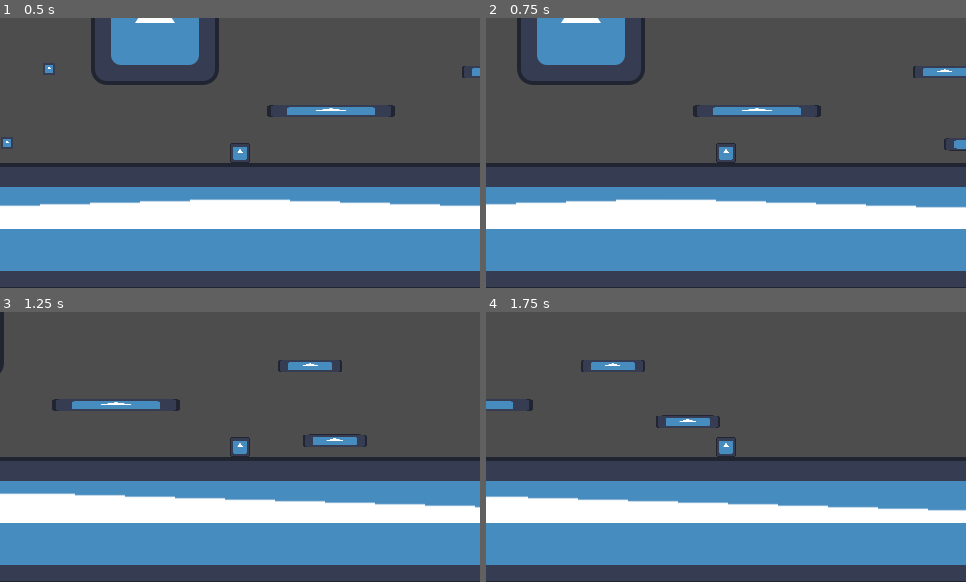
Above: before the commit, frames 1-4 (two rows, left to right).
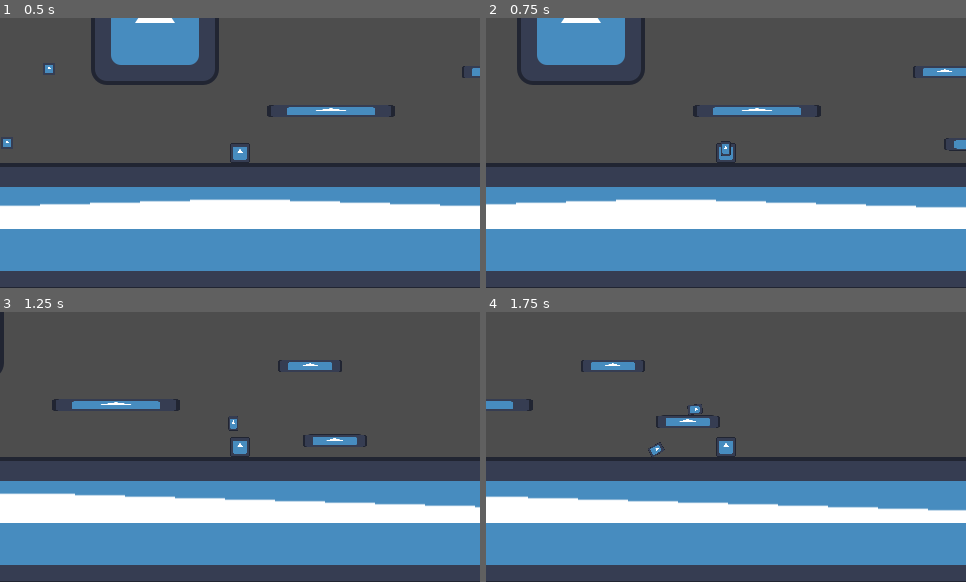
Above: after the commit, the same moments.

Repository: johnferrera29/mad_lab
Game: Godot game, scene res://scenes/main.tscn
The game is run twice, just before and just after one commit, with the same random seed, the same clock (stepped at 60 frames per second) and the same inputs. The engine's default icon, where the game draws it, is replaced by a stand-in: a white triangle on a blue panel in a dark square.
Inputs (mouse positions are in pixels of both pictures, inside the frame that each line leads up to):
- Up to frame 1 (0.5 s): no input
- Up to frame 2 (0.75 s): move the mouse to (831, 139) at 0.52 s; hold D (move_right) from 0.53 s (still down); click (831, 139) at 0.6 s
- Up to frame 3 (1.25 s): keep holding D (move_right); tap Space (jump) at 0.77 s
- Up to frame 4 (1.75 s): keep holding D (move_right); move the mouse to (630, 460) at 1.27 s; tap Shift (change_weapon_mode) at 1.35 s; tap Space (jump) at 1.52 s; click (630, 460) at 1.55 s

Frame 1 is identical in both runs. In frame 2, less than 0.1% of the frame differs, in the area x 48-52%, y 45-52%; in frame 3, less than 0.1%; in frame 4, 0.1%, in the area x 33-46%, y 34-54%.

Commit message:
Update bomb launcher and projectile to extend base classes

Diff:
--- a/scenes/entities/bomb_launcher/bomb_launcher.gd
+++ b/scenes/entities/bomb_launcher/bomb_launcher.gd
@@ -1,82 +1,16 @@
 class_name BombLauncher
-extends Node2D
-## A bomb launcher... that launches bombs. Launches a [BombProjectile] towards target.
+extends Launcher
+## A bomb launcher... that launches bombs. Launches a [BombProjectile] towards a target position.
 ##
-## Target object must extend an [InteractableObject] and contains a [BreakableComponent].
+## Target object must extend an [InteractableObject] and contain a [BreakableComponent].
 
 
-@export var bomb_projectile: PackedScene
-## The speed of the bomb projectile.
-@export var launch_speed: float
-## Determines how fast we can launch the next projectile.
-@export_range(0.1, 10.0, 0.1) var launch_interval: float
-## Time before the bomb projectile will automatically detonate.
-## Fallback incase bomb does not collide with another body.
-@export_range(0.1, 10.0, 0.1) var time_before_detonation: float
-
-@export_group("Target Highlight")
-## Outline when target is detected by [TargetingSystem]
-@export var target_highlight_size: float = 1.0
-@export var target_highlight_color: Color = Color.WHITE
-
-## Custom [ShaderMaterial] that contains the 2D outline shader.
-var outline_material: ShaderMaterial = preload("res://shared_resources/shaders/2D_outline_outer.tres")
-
-@onready var projectile_container := $ProjectileContainer as Node
-@onready var launch_interval_timer := $LaunchIntervalTimer as Timer
+## Determines the spawn position and rotation of the projectile.
+@export var projectile_spawn_point: Marker2D
 
 
-func _ready() -> void:
-	# Initialize shader material related parameters.
-	outline_material.set_shader_parameter("line_thickness", target_highlight_size)
-	outline_material.set_shader_parameter("line_color", target_highlight_color)
+func _on_targeting_system_target_locked(target_position: Vector2) -> void:
+	var projectile_velocity := launch_speed * global_position.direction_to(target_position)
+	var projectile := create_projectile(projectile_spawn_point.global_position, projectile_spawn_point.rotation, projectile_velocity, projectile_lifespan)
 
-	# Set launch interval wait time.
-	launch_interval_timer.wait_time = launch_interval
-
-
-func add_highlight(sprite: Node2D) -> void:
-	sprite.material = outline_material
-
-
-func remove_highlight(sprite: Node2D) -> void:
-	sprite.material = null
-
-
-## Launches a bomb projectile towards target direction at a particular [param speed].
-func launch_bomb(target: Node2D, speed: float, detonation_time: float) -> void:
-	if not launch_interval_timer.is_stopped(): return
-
-	var direction := global_position.direction_to(target.global_position)
-	create_bomb_projectile(direction * speed, detonation_time)
-
-	launch_interval_timer.start()
-
-
-func create_bomb_projectile(projectile_velocity: Vector2, detonation_time: float) -> void:
-	var bomb = bomb_projectile.instantiate() as BombProjectile
-
-	bomb.global_position = global_position
-	bomb.projectile_velocity = projectile_velocity
-	bomb.detonation_time = detonation_time
-
-	projectile_container.add_child(bomb)
-
-
-func _on_targeting_system_target_detected(target: InteractableObject) -> void:
-	var breakable_component := target.breakable_component
-	if breakable_component:
-		add_highlight(breakable_component.sprite)
-
-
-func _on_targeting_system_target_interacted(target: InteractableObject) -> void:
-	var breakable_component := target.breakable_component
-	if breakable_component:
-		var launch_target: Node2D = breakable_component.target if not breakable_component.moving_target else breakable_component.moving_target
-		launch_bomb(launch_target, launch_speed, time_before_detonation)
-
-
-func _on_targeting_system_target_lost(target: InteractableObject) -> void:
-	var breakable_component := target.breakable_component
-	if breakable_component:
-		remove_highlight(breakable_component.sprite)
+	launch_projectile(projectile)
--- a/scenes/entities/bomb_launcher/bomb_launcher.tscn
+++ b/scenes/entities/bomb_launcher/bomb_launcher.tscn
@@ -1,22 +1,21 @@
-[gd_scene load_steps=4 format=3 uid="uid://ddsas1vp7q8r3"]
+[gd_scene load_steps=5 format=3 uid="uid://ddsas1vp7q8r3"]
 
 [ext_resource type="Script" path="res://scenes/entities/bomb_launcher/bomb_launcher.gd" id="1_3kcbw"]
 [ext_resource type="PackedScene" uid="uid://c6jnc4oaaou4u" path="res://scenes/entities/bomb_launcher/bomb_projectile/bomb_projectile.tscn" id="2_if175"]
 [ext_resource type="PackedScene" uid="uid://xltnp3wd2u01" path="res://scenes/entities/targeting_system/targeting_system.tscn" id="2_xgeid"]
+[ext_resource type="Material" uid="uid://dv7cjaoqn0j5j" path="res://shared_resources/shaders/2D_outline_outer.tres" id="4_gvxrl"]
 
-[node name="BombLauncher" type="Node2D"]
+[node name="BombLauncher" type="Node2D" node_paths=PackedStringArray("projectile_spawn_point")]
 script = ExtResource("1_3kcbw")
-bomb_projectile = ExtResource("2_if175")
+projectile_spawn_point = NodePath("ProjectileSpawnPoint")
+projectile_scene = ExtResource("2_if175")
+projectile_lifespan = 1.0
+launch_speed = 200.0
 launch_interval = 0.5
-time_before_detonation = 1.0
 
 [node name="TargetingSystem" parent="." instance=ExtResource("2_xgeid")]
+shader_material = ExtResource("4_gvxrl")
 
-[node name="ProjectileContainer" type="Node" parent="."]
+[node name="ProjectileSpawnPoint" type="Marker2D" parent="."]
 
-[node name="LaunchIntervalTimer" type="Timer" parent="."]
-one_shot = true
-
-[connection signal="target_detected" from="TargetingSystem" to="." method="_on_targeting_system_target_detected"]
-[connection signal="target_interacted" from="TargetingSystem" to="." method="_on_targeting_system_target_interacted"]
-[connection signal="target_lost" from="TargetingSystem" to="." method="_on_targeting_system_target_lost"]
+[connection signal="target_locked" from="TargetingSystem" to="." method="_on_targeting_system_target_locked"]
--- a/scenes/entities/bomb_launcher/bomb_projectile/bomb_projectile.gd
+++ b/scenes/entities/bomb_launcher/bomb_projectile/bomb_projectile.gd
@@ -1,60 +1,8 @@
 class_name BombProjectile
-extends Area2D
+extends Projectile
 ## A projectile that can be launched via the [BombLauncher].
 ##
-## Destroys an [InteractableObject] that contains a [BreakableComponent].
-## Use this component with composition.
-
-
-## The [AnimatedSprite2D] component that handles animation, if any.
-## This will takes precedence over [member animator].
-@export var animated_sprite: AnimatedSprite2D
-## The [AnimationPlayer] component that handles animation, if any.
-## If [member animated_sprite] present, will ignore this.
-@export var animator: AnimationPlayer
-## Name of the destroy animation on an [AnimationPlayer] or [AnimatedSprite2D]
-@export var destroy_animation_name: String
-
-var projectile_velocity: Vector2
-var detonation_time: float
-
-var _is_detonated: bool
-
-@onready var _detonation_timer := $DetonationTimer as Timer
-
-
-func _ready() -> void:
-	_detonation_timer.wait_time = detonation_time
-	_detonation_timer.start()
-
-
-func _physics_process(delta: float) -> void:
-	if not _is_detonated and not _detonation_timer.is_stopped():
-		global_position += projectile_velocity * delta
-	else:
-		destroy()
-
-
-func destroy() -> void:
-	_is_detonated = true
-	await _play_destroy_animation(destroy_animation_name)
-	queue_free()
-
-
-func _play_destroy_animation(animation_name) -> bool:
-	if animated_sprite and animated_sprite.sprite_frames.has_animation(animation_name):
-		animated_sprite.play(animation_name)
-		await animated_sprite.animation_finished
-
-		return true
-
-	if animator and animator.has_animation(animation_name):
-		animator.play(animation_name)
-		await animator.animation_finished
-
-		return true
-
-	return false
+## Destroys an [InteractableObject] that contains a [BreakableComponent] on collision.
 
 
 func _on_body_entered(body: Node2D) -> void:
--- a/scenes/entities/bomb_launcher/bomb_projectile/bomb_projectile.tscn
+++ b/scenes/entities/bomb_launcher/bomb_projectile/bomb_projectile.tscn
@@ -47,9 +47,6 @@
 animator = NodePath("AnimationPlayer")
 destroy_animation_name = "detonate"
 
-[node name="DetonationTimer" type="Timer" parent="."]
-one_shot = true
-
 [node name="Sprite2D" type="Sprite2D" parent="."]
 position = Vector2(-4.17233e-07, -5.36442e-07)
 scale = Vector2(0.078, 0.117)
